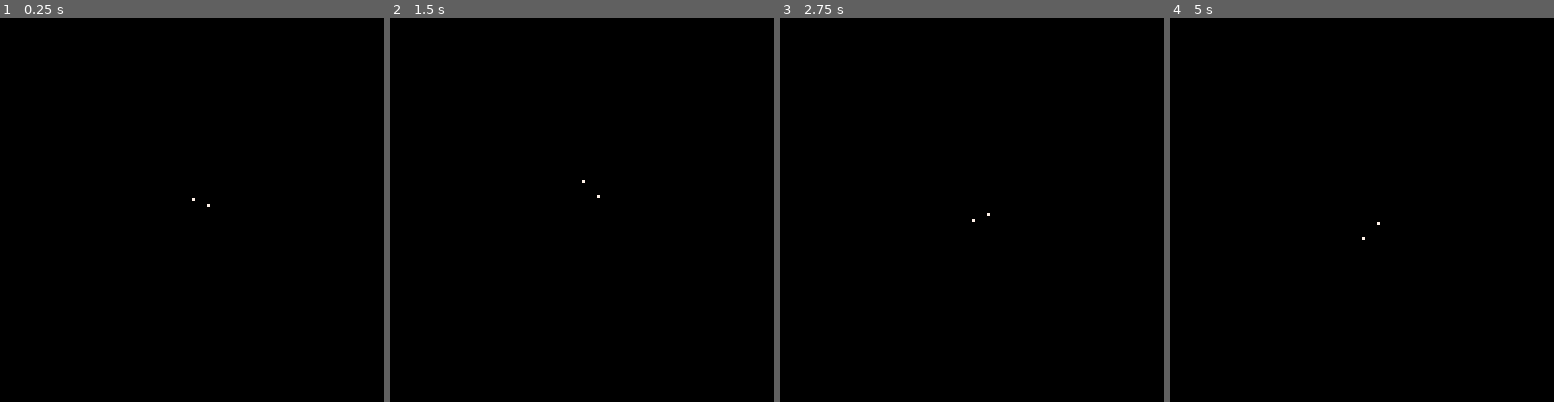
Above: before the commit, frames 1-4 (left to right).
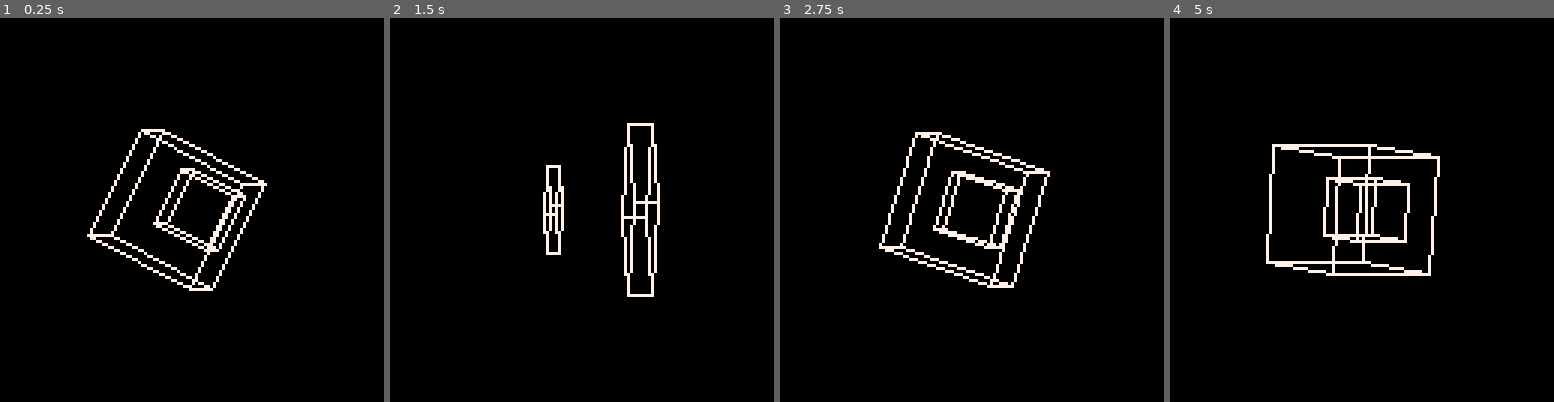
Above: after the commit, the same moments.

Repository: red-hara/four-kings
Game: PICO-8 cartridge four-kings.p8
The game is run twice, just before and just after one commit, with the same random seed, the same clock (stepped at 60 frames per second) and the same inputs.
Inputs:
- Up to frame 1 (0.25 s): no input
- Up to frame 2 (1.5 s): no input
- Up to frame 3 (2.75 s): no input
- Up to frame 4 (5 s): no input

The runs differ from the first frame. In frame 1, 2.7% of the frame differs, in the area x 22-70%, y 28-72%; in frame 2, 2.0%; in frame 3, 2.9%; in frame 4, 3.2%, in the area x 25-71%, y 32-68%.

Commit message:
Add cube

Diff:
--- a/four-kings.p8
+++ b/four-kings.p8
@@ -38,6 +38,39 @@
 	}
 end
 
+function rot_wy(a)
+	local c=cos(a)
+	local s=sin(a)
+	return {
+		1,0,0,0,
+		0,c,0,s,
+		0,0,1,0,
+		0,-s,0,c
+	}
+end
+
+function rot_wz(a)
+	local c=cos(a)
+	local s=sin(a)
+	return {
+		1,0,0,0,
+		0,c,-s,0,
+		0,s,c,0,
+		0,0,0,1
+	}
+end
+
+function rot_xy(a)
+	local c=cos(a)
+	local s=sin(a)
+	return {
+	 c,0,0,s,
+	 0,1,0,0,
+	 0,0,1,0,
+	 -s,0,0,c
+	}
+end
+
 -- combine two transforms
 function trs_add(a,b)
 	return trs(
@@ -82,10 +115,10 @@
 		0,0,0,0,
 		0,0,0,0
 	}
-	for i=1,4 do
-		for j=1,4 do
-			for k=1,4 do
-				res[i*4+j]+=a[i*4+k]*b[k*4+j]
+	for i=0,3 do
+		for j=0,3 do
+			for k=0,3 do
+				res[1+i*4+j]+=a[1+i*4+k]*b[1+k*4+j]
 			end
 		end
 	end
@@ -99,8 +132,18 @@
 		v=v,
 		i=i
 	}
-	function w.draw(t)
-		-- todo
+	function w.draw(t,c)
+		for i in all(w.i) do
+			local s=trs_app(t,w.v[i[1]])
+			local e=trs_app(t,w.v[i[2]])
+			line(
+				s.x,
+				s.y,
+				e.x,
+				e.y,
+				c
+			)
+		end
 	end
 	return w
 end
@@ -118,18 +161,47 @@
 
 function _init()
 	camera(-64,-64)
-	local pt1=ptn(vec(0,0,10,0))
-	local pt2=ptn(vec(0,5,5,0))
-	ptns={pt1,pt2}
+	cube=wrfm(
+		{
+			vec(20,20,20,20),
+			vec(20,20,20,-20),
+			vec(20,20,-20,-20),
+			vec(20,20,-20,20),
+			vec(20,-20,20,20),
+			vec(20,-20,20,-20),
+			vec(20,-20,-20,-20),
+			vec(20,-20,-20,20),
+			vec(-10,10,10,10),
+			vec(-10,10,10,-10),
+			vec(-10,10,-10,-10),
+			vec(-10,10,-10,10),
+			vec(-10,-10,10,10),
+			vec(-10,-10,10,-10),
+			vec(-10,-10,-10,-10),
+			vec(-10,-10,-10,10)
+		},
+		{
+			{1,2},{2,3},{3,4},{4,1},
+			{5,6},{6,7},{7,8},{8,5},
+			{1,5},{2,6},{3,7},{4,8},
+			{9,10},{10,11},{11,12},{12,9},
+			{13,14},{14,15},{15,16},{16,13},
+			{9,13},{10,14},{11,15},{12,16}
+		}
+	)
 end
 
 function _draw()
 	cls()
 	tr=trs(
 		vec(0,0,0,0),
-		rot_wx(t())
-	)
-	for ptn in all(ptns) do
-		ptn.draw(tr, 7)
-	end
-end
+		rot_mul(
+			rot_mul(
+				rot_xy(t()/2),
+				rot_wz(t()/4)
+			),
+			rot_wy(t()/6)
+		)
+	)
+	cube.draw(tr,7)
+end
